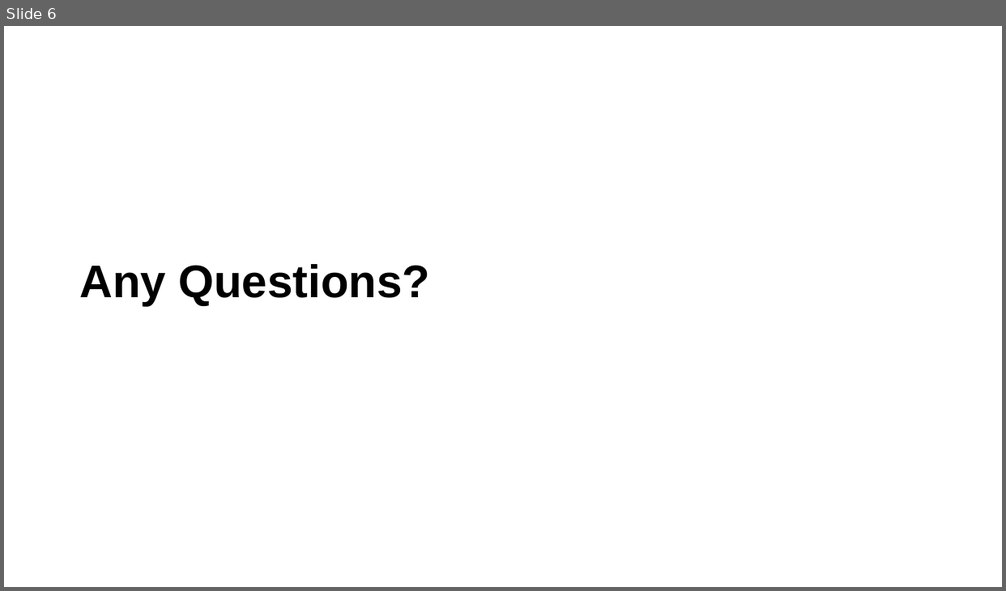
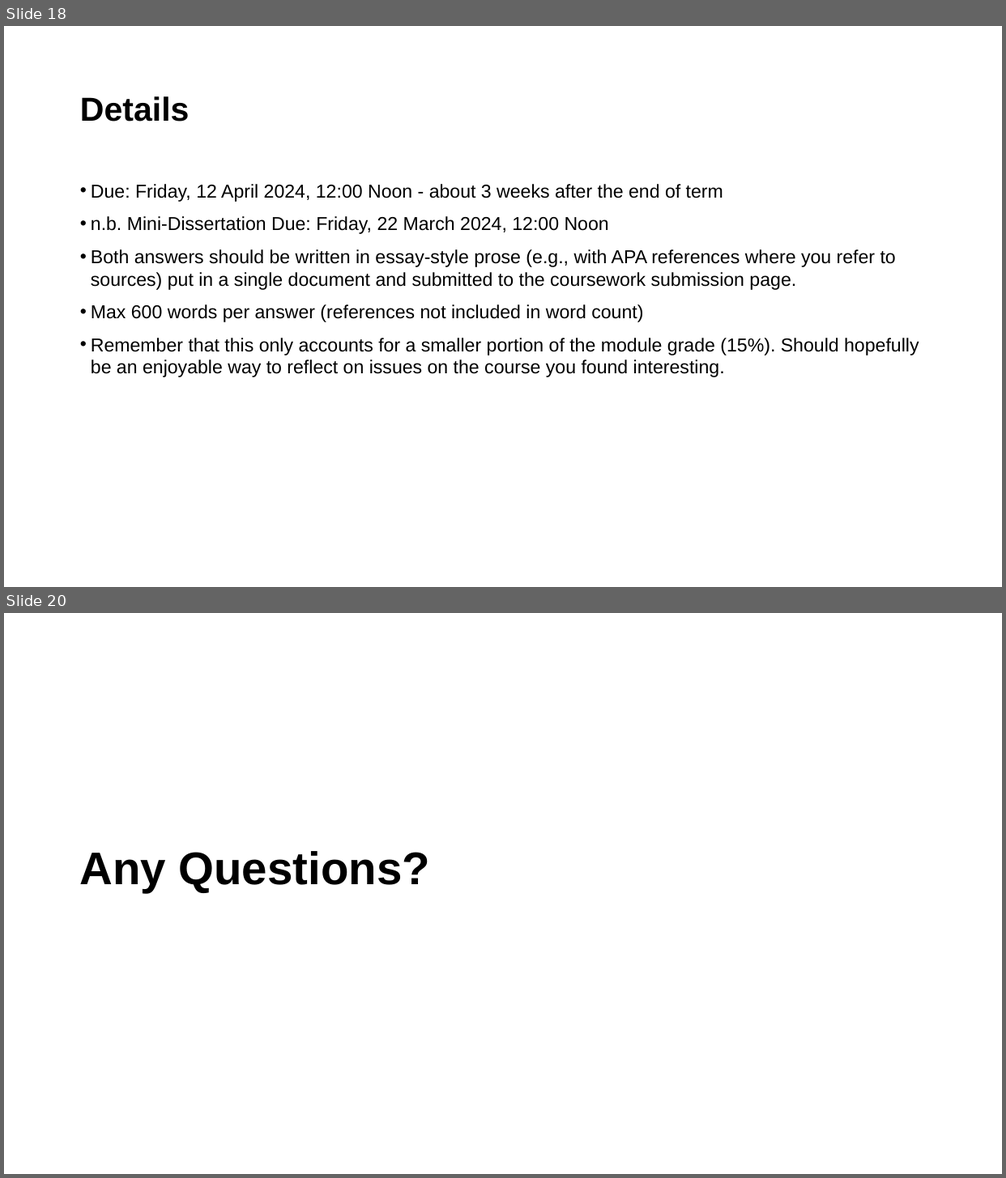
Before and after one commit to LittleMonkeyLab/PS52007D_2023-4, a slide deck: _site/content/Week15/lecture.pptx. Shown one above the other, each under a label of ours: slide 6 before the commit, slides 18 and 20 after it; the slides between them are not shown. The pictures are 1006x591 and 1006x1178 pixels, drawn with LibreOffice and Linux fonts; fonts in the diff are those of the drawing; background and template pictures are left out. Boxes give left, top, right and bottom in pixels: in the first picture for what was removed or moved away, otherwise in the second. Text is boxed around its words. In the diff, an @@ line names an element or a change of style, - is before the commit and + after.

```diff
--- a/_site/content/Week15/lecture.pptx
+++ b/_site/content/Week15/lecture.pptx
@@ slide 18 added at (x1=4, y1=26, x2=1002, y2=587), background #FFFFFF @@
@@ title added at (x1=80, y1=96, x2=189, y2=122), 32 pt, text #000000, bold @@
+Details
@@ text added at (x1=91, y1=184, x2=918, y2=378), 18 pt, text #000000 @@
+• Due: Friday, 12 April 2024, 12:00 Noon - about 3 weeks after the end of term
+• n.b. Mini-Dissertation Due: Friday, 22 March 2024, 12:00 Noon
+• Both answers should be written in essay-style prose (e.g., with APA references where you refer to sources) put in a single document and submitted to the coursework submission page.
+• Max 600 words per answer (references not included in word count)
+• Remember that this only accounts for a smaller portion of the module grade (15%). Should hopefully be an enjoyable way to reflect on issues on the course you found interesting.
@@ what was slide 6 is now slide 20 @@
```
Also in this commit, not shown: 1 slide changed, 17 other slides added, 5 slides removed, 28 other files.
